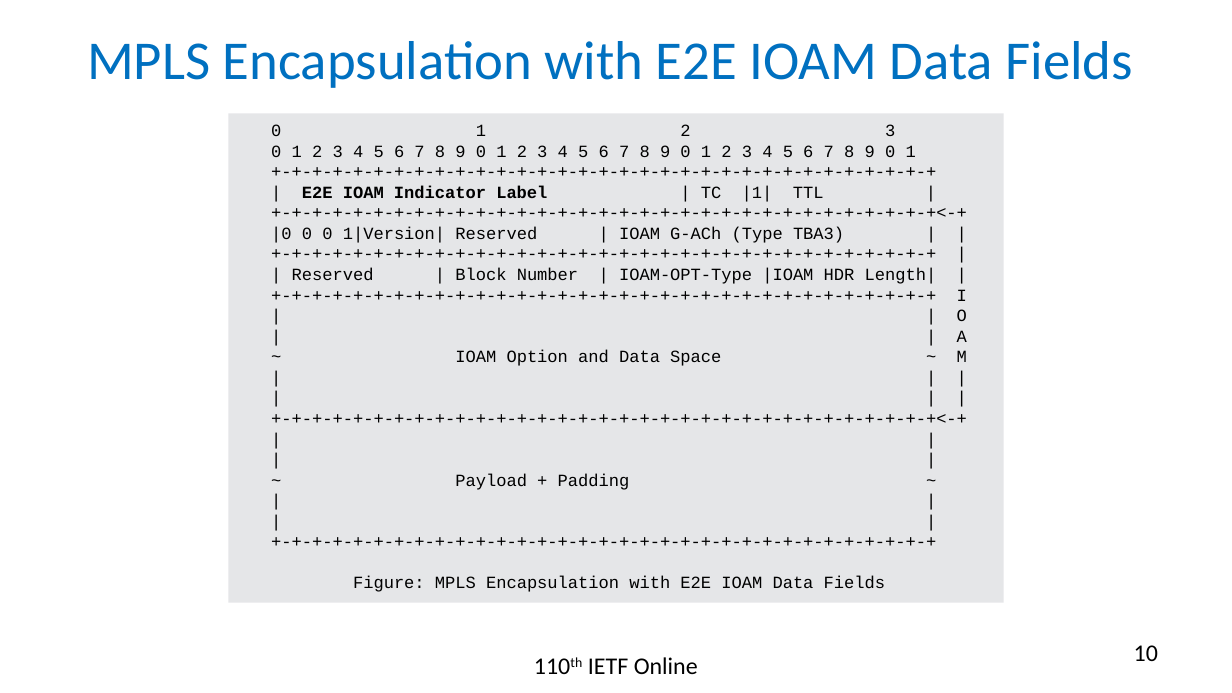
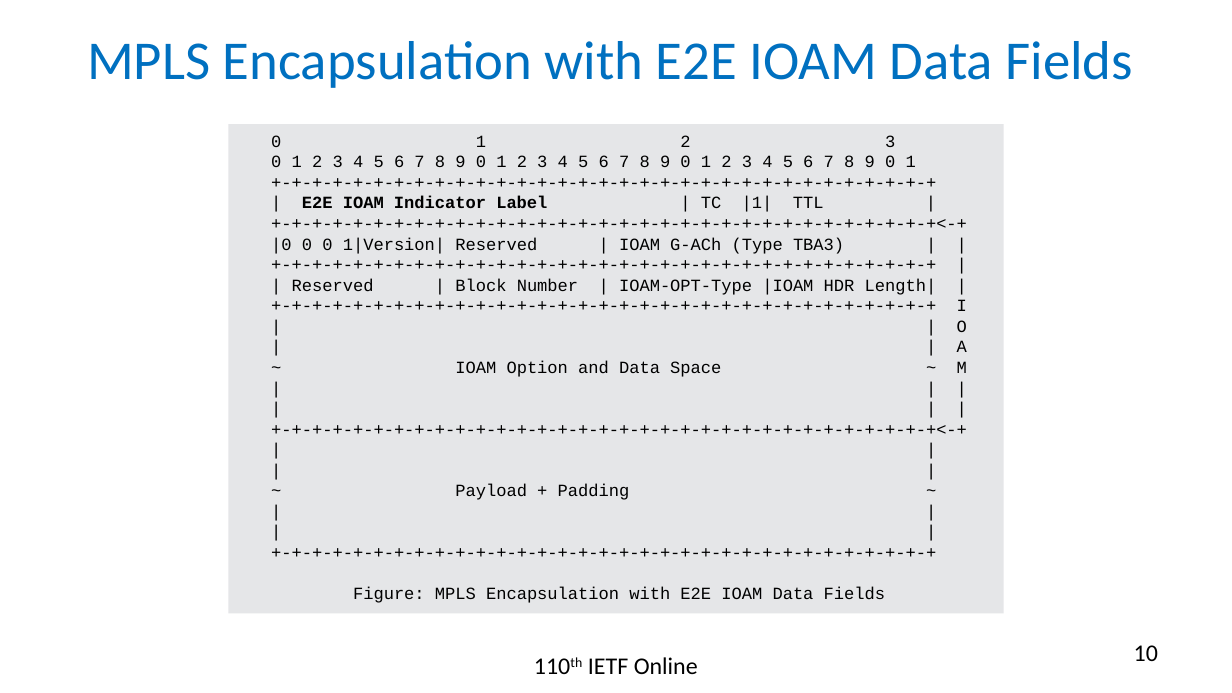
Before and after one commit to rakgandhi/ietf-slides, a slide deck: slide 10 of draft-gandhi-mpls-ioam-sr-06.pptx. Drawn at 1232x693 pixels with LibreOffice and Linux fonts; fonts in the diff are those of the drawing. Boxes give left, top, right and bottom in pixels: in the first picture for what was removed or moved away, otherwise in the second. Text is boxed around its words. In the diff, an @@ line names an element or a change of style, - is before the commit and + after.

```diff
--- a/draft-gandhi-mpls-ioam-sr-06.pptx
+++ b/draft-gandhi-mpls-ioam-sr-06.pptx
@@ rectangle "0 1 2 3": place and size @@
-rectangle "0 1 2 3" at (228,113,1003,602)
+rectangle "0 1 2 3" at (228,124,1003,614)
```
Also in this commit, not shown: 6 other slides changed, 1 other file.
